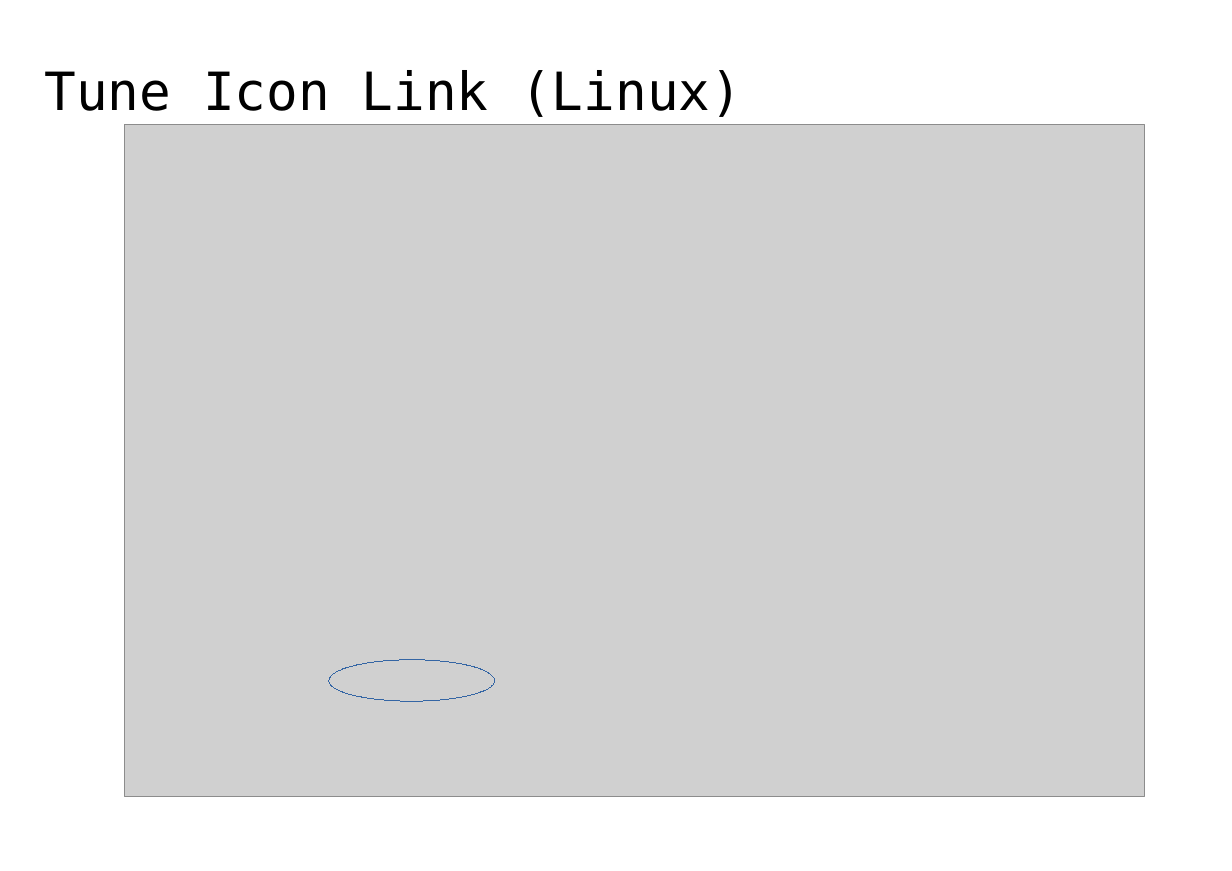
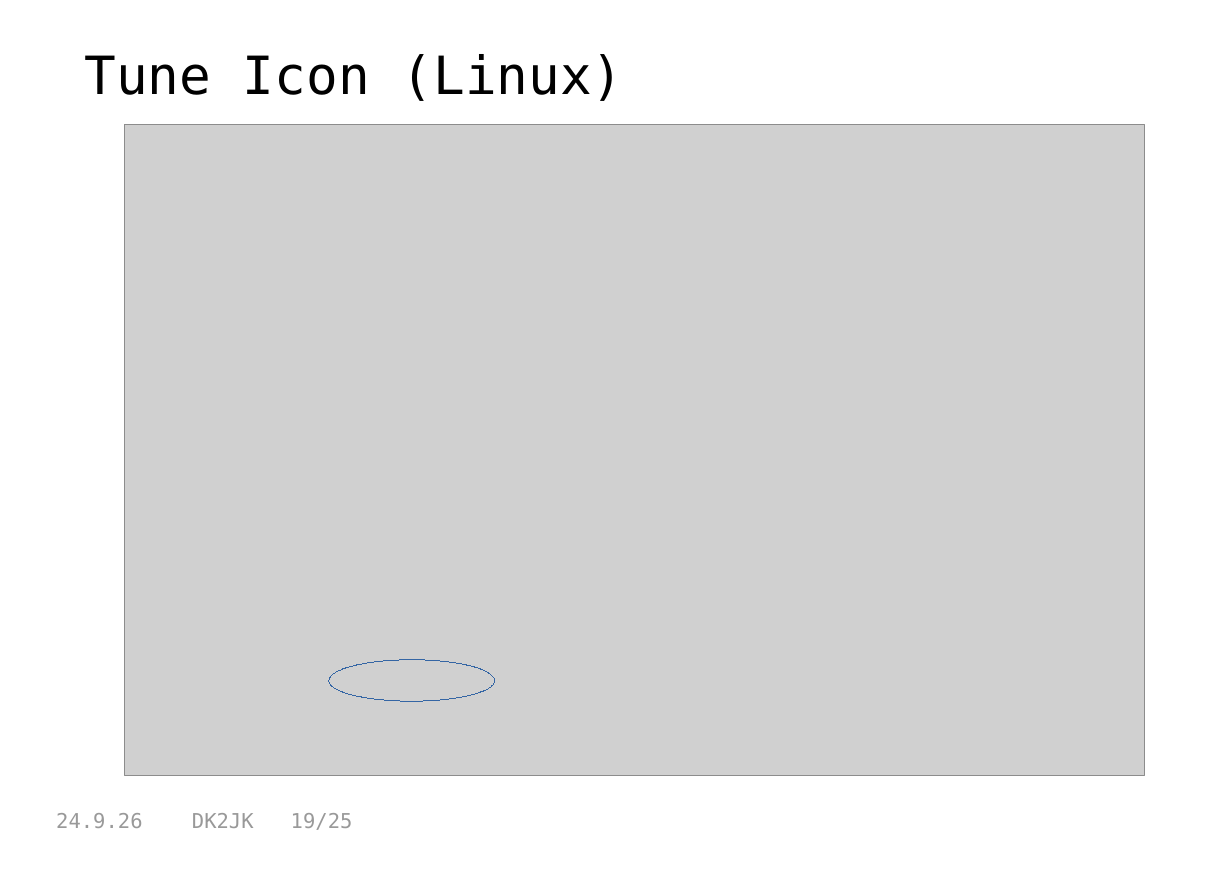
Before and after one commit to dk2jk/CAT--Control, a slide deck: slide 19 of Beispiele-CAT-Steuerung.odp (slide 17 before the commit). Drawn at 1232x871 pixels with LibreOffice and Linux fonts; fonts in the diff are those of the drawing; grey boxes stand for pictures. Boxes give left, top, right and bottom in pixels: in the first picture for what was removed or moved away, otherwise in the second. Text is boxed around its words. In the diff, an @@ line names an element or a change of style, - is before the commit and + after.

```diff
--- a/Beispiele-CAT-Steuerung.odp
+++ b/Beispiele-CAT-Steuerung.odp
@@ title at [84, 54, 624, 101]: text changed @@
-Tune Icon Link (Linux)
+Tune Icon (Linux)
@@ picture: place and size @@
-picture at [124, 124, 1145, 797]
+picture at [124, 124, 1145, 776]
@@ text added at [56, 813, 353, 830], 14 pt, text #999999 @@
+24.9.26 DK2JK 19/25
```
Also in this commit, not shown: 20 other slides changed, 4 slides added, 2 slides removed, 2 other files.
